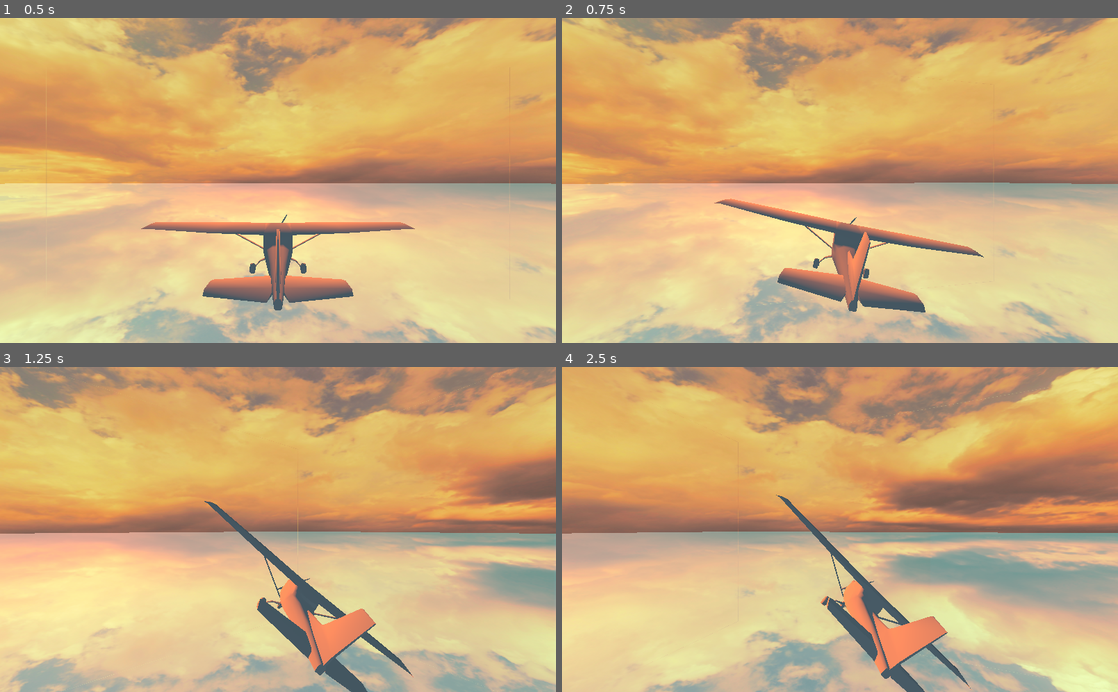
Above: before the commit, frames 1-4 (two rows, left to right).
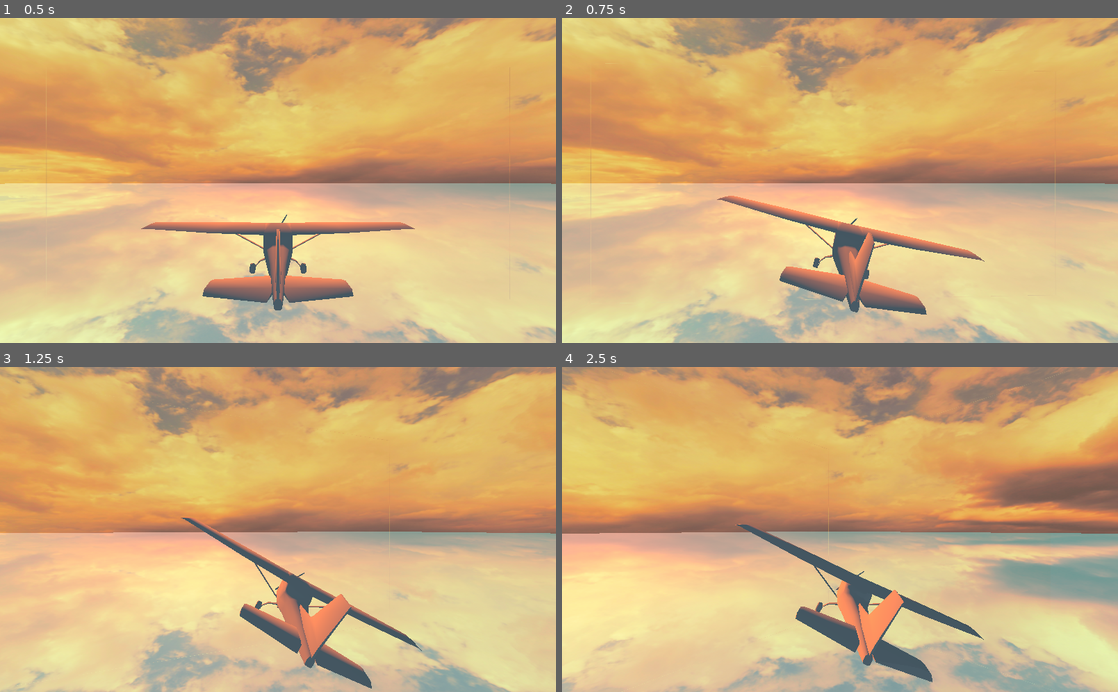
Above: after the commit, the same moments.

Repository: RichoM/SunsetFlight
Game: Godot game, scene res://main.tscn
Same seed, same stepped clock (60 frames per second), same inputs: the game is played once before the commit and once after it.
Inputs:
- Up to frame 1 (0.5 s): no input
- Up to frame 2 (0.75 s): tap Enter at 0.5 s; hold Right (ui_right) from 0.53 s (still down)
- Up to frame 3 (1.25 s): keep holding Right (ui_right)
- Up to frame 4 (2.5 s): release Right (ui_right) at 1.28 s; hold Down (ui_down) 1.28-2.03 s; hold Right (ui_right) from 2.03 s (still down)

Frame 1 is identical in both runs. In frame 2, 24% of the frame differs, in the area x 0-100%, y 0-100%; in frame 3, 43%; in frame 4, 45%.

Commit message:
Improved airplane script. Now it rotates nicely

Diff:
--- a/airplane.gd
+++ b/airplane.gd
@@ -2,19 +2,20 @@
 
 var mesh
 
-var min_angle = deg2rad(-45)
-var max_angle = deg2rad(45)
+var min_angle = deg2rad(-35)
+var max_angle = deg2rad(35)
+var target_angle = 0
 
 func _ready():
 	mesh = $MeshInstance
 
 func _process(delta):
-	print(mesh.rotation.z)
+	mesh.rotation.z = lerp_angle(mesh.rotation.z, target_angle, 2.5 * delta)
+	rotation.y -= mesh.rotation.z * 1.5 * delta
+
 	if Input.is_action_pressed("ui_left"):
-		rotation.y += delta
-		mesh.rotation.z -= delta
-		if mesh.rotation.z < min_angle: mesh.rotation.z = min_angle
+		target_angle = min_angle
 	elif Input.is_action_pressed("ui_right"):
-		rotation.y -= delta
-		mesh.rotation.z += delta
-		if mesh.rotation.z > max_angle: mesh.rotation.z = max_angle
+		target_angle = max_angle
+	else:
+		target_angle = 0
